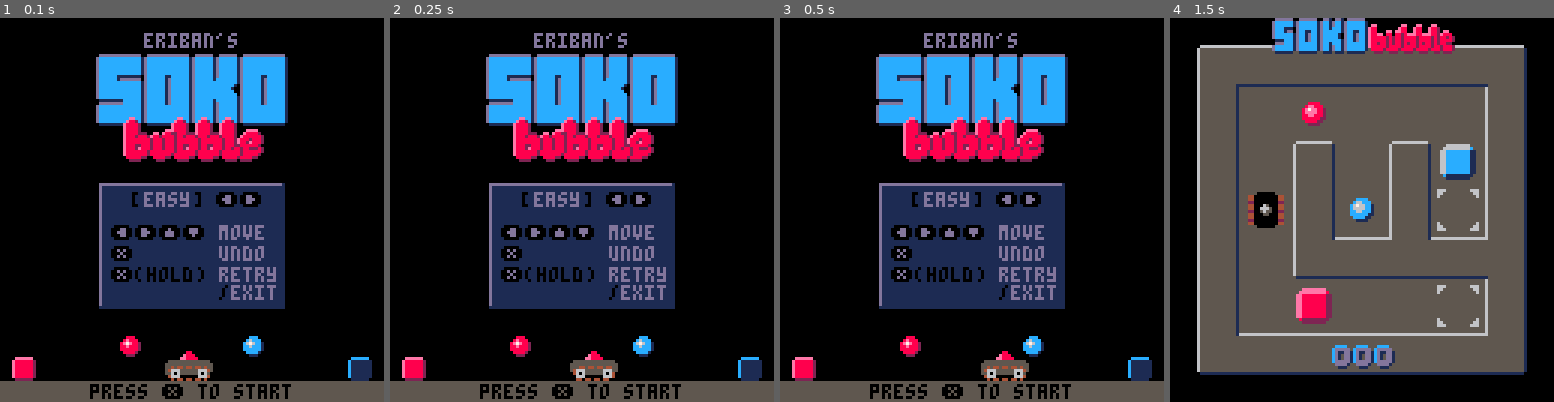
Above: before the commit, frames 1-4 (left to right).
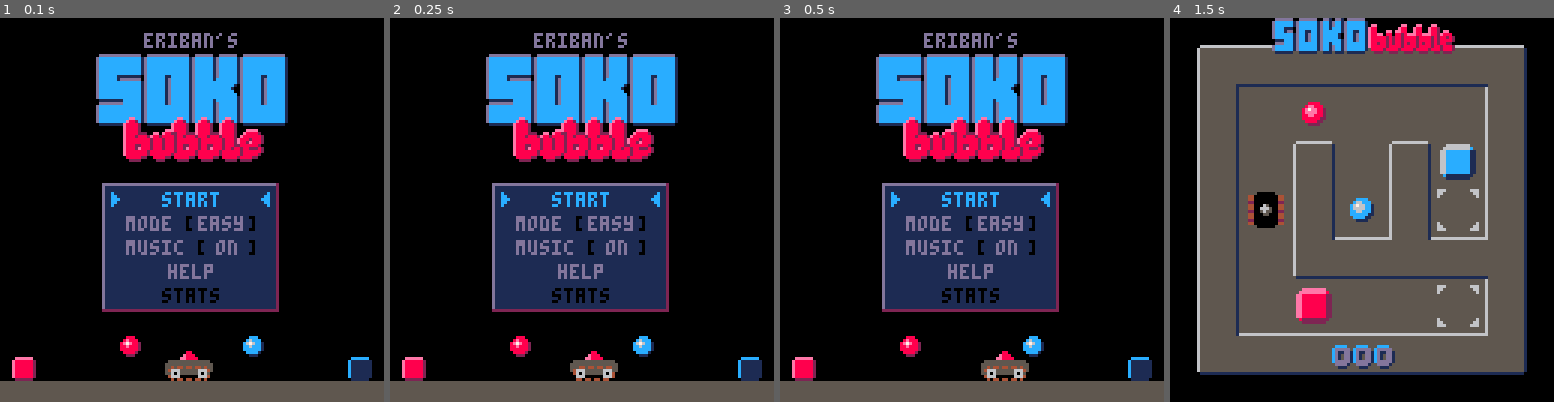
Above: after the commit, the same moments.

Repository: erwinbonsma/SokoBubbleP8
Game: PICO-8 cartridge sokobubble.p8
Two runs of this game, one before a commit and one after it. Both use one fixed random seed, a clock stepped at 60 frames per second and the inputs below.
Inputs:
- Up to frame 1 (0.1 s): no input
- Up to frame 2 (0.25 s): no input
- Up to frame 3 (0.5 s): tap O (Z key) at 0.33 s
- Up to frame 4 (1.5 s): tap O (Z key) at 0.7, 1.43 s; tap X (X key) at 1.07 s

The runs differ from the first frame. In frame 1, 7.3% of the frame differs, in the area x 23-76%, y 42-100%; in frame 2, 7.3%; in frame 3, 7.3%; in frame 4, nothing differs.

Commit message:
Add menu to title screen

Diff:
--- a/sokobubble.p8
+++ b/sokobubble.p8
@@ -131,6 +131,7 @@
 track_anim_colors={4,2,13}
 
 easymode=true
+music_on=true
 
 function level_id(level_idx)
  --level id allows reset of
@@ -306,6 +307,10 @@
  return t2
 end
 
+function centerprint(s,y,c)
+ print(s,64-#s*2,y,c)
+end
+
 function printbig(s,x0,y0,c)
  print(s,x0,y0,c)
  for y=4,0,-1 do
@@ -494,6 +499,12 @@
  end
 end
 
+function stats:all_solved()
+ return (
+  self.max_lvl_idx==#level_defs
+ )
+end
+
 function stats:is_hi(
  lvl_idx,num_moves
 )
@@ -687,7 +698,7 @@
 
 function statsview:update()
  if btnp(❎) then
-  scene=_levelmenu
+  scene=_title
  end
 end
 
@@ -1553,22 +1564,52 @@
  o.boxr={x=116,c=4}
  o.boxl={x=4,c=2}
  o.boxes={o.boxr,o.boxl}
- o.tick=0
+
+ o.item_idx=1
+ o.help=false
 
  return o
 end
 
+function title:_change_option()
+ if self.item_idx==2 then
+  easymode=not easymode
+ elseif self.item_idx==3 then
+  music_on=not music_on
+  if music_on then
+   music(0)
+  else
+   music(-1)
+  end
+ elseif self.item_idx==4 then
+  self.help=not self.help
+ end
+end
+
 function title:update()
- self.tick=(self.tick+1)%1
- if self.tick!=0 then
-  return
- end
+ local max_idx=(
+  _stats:all_solved() and 5 or 4
+ )
 
  if btnp(❎) then
-  scene=_levelmenu
-  return
+  if self.item_idx==1 then
+   scene=_levelmenu
+   return
+  elseif self.item_idx==5 then
+   scene=_statsview
+  else
+   self:_change_option()
+  end
+ elseif btnp(⬆️) then
+  self.item_idx=1+(
+   self.item_idx+max_idx-2
+  )%max_idx
+ elseif btnp(⬇️) then
+  self.item_idx=1+(
+   self.item_idx
+  )%max_idx
  elseif btnp(⬅️) or btnp(➡️) then
-  easymode=not easymode
+  self:_change_option()
  end
 
  local car=self.car
@@ -1618,9 +1659,7 @@
  end
 end
 
-function title:draw()
- cls()
-
+function title:_draw_logo()
  print("eriban's",48,5,13)
  pal(15,1)
  pal(5,12)
@@ -1632,35 +1671,92 @@
   end
  end
  pal()
-
- rect3d(34,56,93,95,1,13,1)
- print(
-  easymode and "easy" or "hard",
-  48,58,13
- )
- print("◆◆",72,58,13)
- print("[    ] ⬅️➡️",44,58,0)
- local y=69+(
-  easymode and 0 or 7
- )
+end
+
+function title:_draw_help()
+ rect3d(35,56,91,96,1,13,2)
+
+ local y=59
+ centerprint("help",y,12)
+ y+=10
+
  print("◆◆◆◆ move",37,y,13)
  print("⬅️➡️⬆️⬇️",37,y,0)
  y+=7
- if easymode then
-  print("◆       undo",37,y,13)
-  print("❎",37,y,0)
-  y+=7
- end
- print("◆       retry",37,y,13)
+
+ print("◆",37,y,13)
+ print("❎",37,y,0)
+ print(
+  "undo",73,y,
+  easymode and 13 or 0
+ )
+ y+=7
+
+ print("retry",71,y,13)
+ y+=3
+ print("◆",37,y,13)
  print("❎(hold)",37,y,0)
- y+=6
- print(" exit",73,y,13)
- print("/",73,y,0)
+ y+=3
+ print("exit",73,y,13)
+end
+
+menu_items={
+ "start",
+ "mode [    ]",
+ "music [   ]",
+ "help",
+ "stats"
+}
+
+function title:_draw_menu()
+ rect3d(35,56,91,96,1,13,2)
+
+ local y=50+8*self.item_idx
+ print(
+  "\^:0103070301000000",37,y,12
+ )
+ print(
+  "\^:0406070604000000",87,y,12
+ )
+
+ for i=1,#menu_items do
+  local c=(
+   self.item_idx==i and 12 or 13
+  )
+  if (
+   i==5
+   and not _stats:all_solved()
+  ) then
+   c=0
+  end
+  centerprint(
+   menu_items[i],50+8*i,c
+  )
+ end
+
+ print("[    ]",62,66,0)
+ print(
+  easymode and "easy" or "hard",
+  66,66,13
+ )
+ local s=(
+  music_on and "on" or "off"
+ )
+ print("[   ]",66,74,0)
+ print(s,76-#s*2,74,13)
+end
+
+function title:draw()
+ cls()
+
+ self:_draw_logo()
+ if self.help then
+  self:_draw_help()
+ else
+  self:_draw_menu()
+ end
 
  rectfill(0,121,127,127,5)
- print(
-  "press ❎ to start",30,122,0
- )
 
  palt(15,true)
  palt(0,false)
